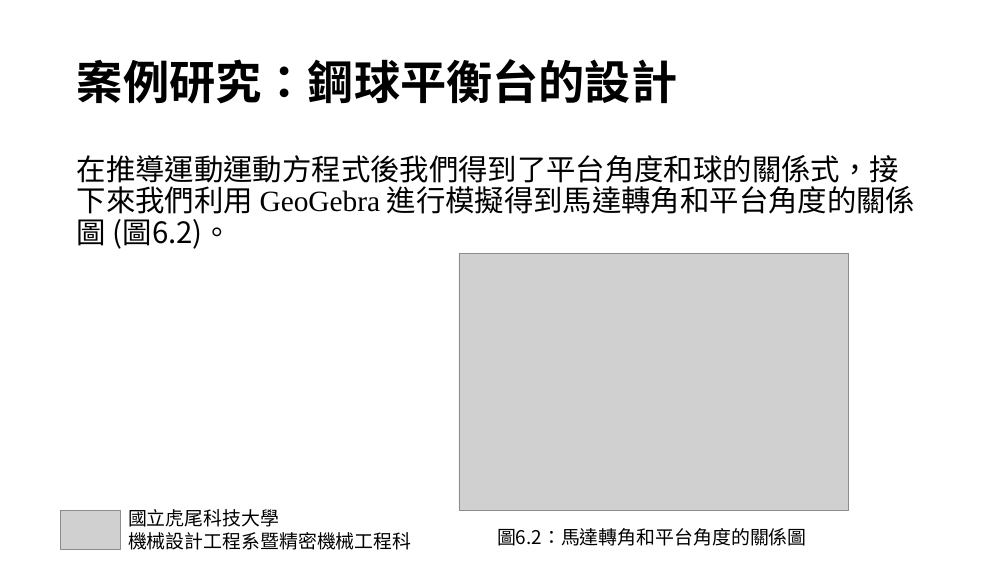
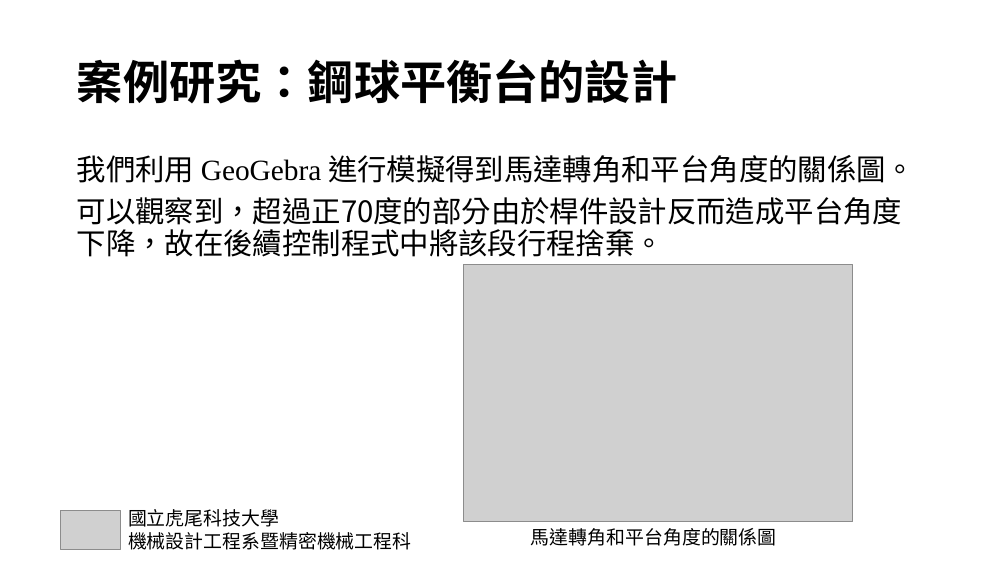
Before and after one commit to snowfall-killer/pj4101, a slide deck: slide 9 of PPT/專題報告PPT.pptx (slide 15 before the commit). Drawn at 1008x567 pixels with LibreOffice and Linux fonts; fonts in the diff are those of the drawing; grey boxes stand for pictures. Boxes give left, top, right and bottom in pixels: in the first picture for what was removed or moved away, otherwise in the second. Text is boxed around its words. In the diff, an @@ line names an element or a change of style, - is before the commit and + after.

```diff
--- a/PPT/專題報告PPT.pptx
+++ b/PPT/專題報告PPT.pptx
@@ text at [77,155,915,257]: text changed @@
-在推導運動運動方程式後我們得到了平台角度和球的關係式，接 下來我們利用 GeoGebra 進行模擬得到馬達轉角和平台角度的關係圖 (圖6.2)。
+我們利用 GeoGebra 進行模擬得到馬達轉角和平台角度的關係圖。
+可以觀察到，超過正70度的部分由於桿件設計反而造成平台角度下降，故在後續控制程式中將該段行程捨棄。
@@ picture: place and size @@
-picture at [459,253,848,511]
+picture at [464,264,853,522]
@@ text at [531,528,777,546]: text changed @@
-圖6.2：馬達轉角和平台角度的關係圖
+馬達轉角和平台角度的關係圖
```
Also in this commit, not shown: 10 other slides changed, 8 slides removed.
